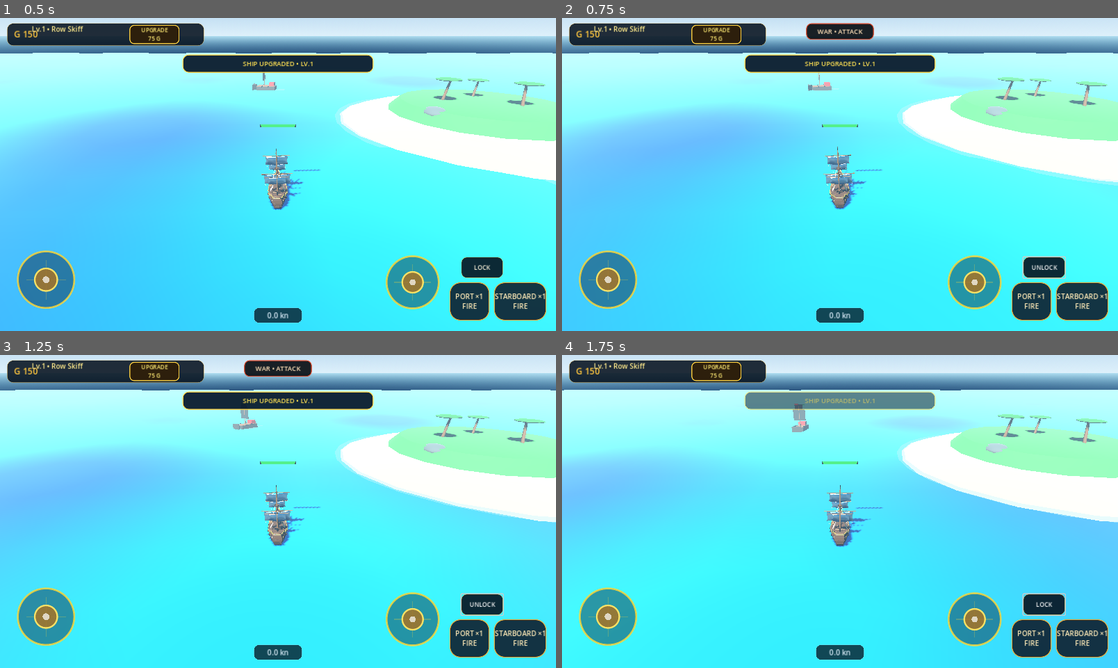
Above: before the commit, frames 1-4 (two rows, left to right).
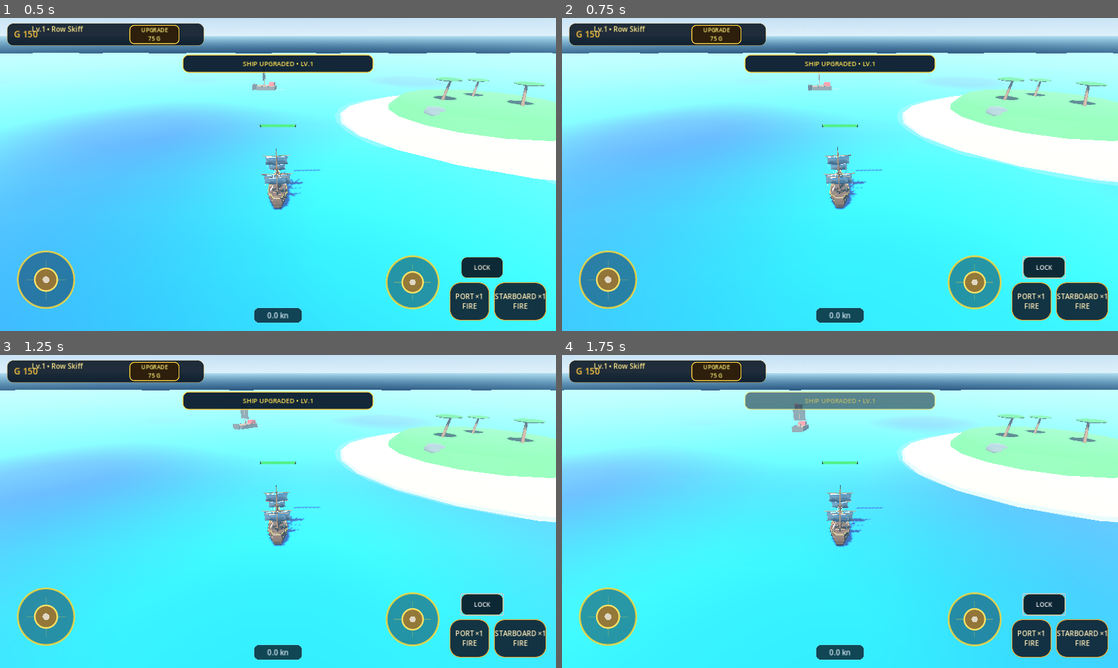
Above: after the commit, the same moments.

Repository: za99405com-ui/Pirate-Seasonline
Game: Godot game, scene res://scenes/world/world.tscn
The game is run twice, just before and just after one commit, with the same random seed, the same clock (stepped at 60 frames per second) and the same inputs.
Inputs:
- Up to frame 1 (0.5 s): no input
- Up to frame 2 (0.75 s): click "LOCK" at 0.5 s
- Up to frame 3 (1.25 s): no input
- Up to frame 4 (1.75 s): click "UNLOCK" (after the commit: "LOCK") at 1.25 s

Frame 1 is identical in both runs. In frame 2, 0.7% of the frame differs, in the area x 43-90%, y 1-81%; in frame 3, 0.7%; in frame 4, nothing differs.

Commit message:
camera: make lock follow ship heading like naval combat

Diff:
--- a/godot_game/scripts/world/world.gd
+++ b/godot_game/scripts/world/world.gd
@@ -17,7 +17,6 @@
 @export var camera_return_speed: float = 3.6
 @export var camera_move_return_delay: float = 0.12
 @export var defense_alert_distance: float = 52.0
-@export var target_lock_distance: float = 90.0
 
 @export var enemy_ship_scene: PackedScene = preload("res://scenes/ships/enemy_ship.tscn")
 
@@ -26,7 +25,7 @@
 var _camera_drag_touch: int = -1
 var _mouse_orbiting: bool = false
 var _camera_idle_time: float = 0.0
-var _combat_target: Node3D = null
+var _ship_camera_locked: bool = true
 
 func _ready() -> void:
 	if hud and player_ship:
@@ -42,7 +41,6 @@
 	_snap_camera_to_player()
 
 func _physics_process(delta: float) -> void:
-	_validate_combat_target()
 	_update_camera(delta)
 	_update_ocean_anchor()
 
@@ -93,13 +91,13 @@
 
 	var camera_is_held: bool = _camera_drag_touch != -1 or _mouse_orbiting
 
-	# "Magnetic" rear camera:
-	# while the player is touching the camera it is fully free.
-	# once released, it smoothly returns behind the ship.
-	# target lock intentionally disables this auto-return so combat framing stays where the player left it.
+	# Black-Flag-style ship camera behavior:
+	# LOCKED = camera belongs to the ship. You can look around while dragging,
+	# then it magnetically returns behind the stern and follows the ship's heading.
+	# FREE = camera still follows the ship's position, but keeps the orbit angle you chose.
 	if camera_is_held:
 		_camera_idle_time = 0.0
-	elif not (_combat_target and is_instance_valid(_combat_target)):
+	elif _ship_camera_locked:
 		_camera_idle_time += delta
 
 		var ship_is_moving: bool = false
@@ -154,56 +152,29 @@
 	var result: Vector3 = cam_right * input_vector.x + cam_forward * -input_vector.y
 	return result.normalized() if result.length_squared() > 0.0001 else Vector3.ZERO
 
-func toggle_combat_target() -> void:
-	if _combat_target and is_instance_valid(_combat_target):
-		_set_combat_target(null)
-		return
-
-	var nearest: Node3D = _find_nearest_enemy(target_lock_distance)
-	if nearest:
-		_set_combat_target(nearest)
-
-func get_combat_target() -> Node3D:
-	return _combat_target
+func toggle_ship_camera_lock() -> void:
+	_ship_camera_locked = not _ship_camera_locked
+	_camera_idle_time = camera_return_delay if _ship_camera_locked else 0.0
+
+func is_ship_camera_locked() -> bool:
+	return _ship_camera_locked
 
 func get_war_mode() -> String:
-	if _combat_target and is_instance_valid(_combat_target):
-		return "ATTACK"
+	if player_ship and is_instance_valid(player_ship):
+		var port_cd: Variant = player_ship.get("port_cooldown")
+		var starboard_cd: Variant = player_ship.get("starboard_cooldown")
+		var manual_aim: Variant = player_ship.get("manual_aim_direction")
+		if manual_aim is Vector3 and (manual_aim as Vector3).length_squared() > 0.0001:
+			return "ATTACK"
+		if port_cd is float and float(port_cd) > 0.0:
+			return "ATTACK"
+		if starboard_cd is float and float(starboard_cd) > 0.0:
+			return "ATTACK"
 
 	if _find_nearest_enemy(defense_alert_distance):
 		return "DEFENSE"
 
 	return ""
-
-func _set_combat_target(target: Node3D) -> void:
-	if _combat_target and is_instance_valid(_combat_target) and _combat_target.has_method("set_targeted"):
-		_combat_target.call("set_targeted", false)
-
-	_combat_target = target
-
-	if _combat_target and is_instance_valid(_combat_target) and _combat_target.has_method("set_targeted"):
-		_combat_target.call("set_targeted", true)
-
-	if player_ship and is_instance_valid(player_ship) and player_ship.has_method("set_combat_target"):
-		player_ship.call("set_combat_target", _combat_target)
-
-func _validate_combat_target() -> void:
-	if not _combat_target:
-		return
-
-	if not is_instance_valid(_combat_target):
-		_combat_target = null
-		if player_ship and is_instance_valid(player_ship) and player_ship.has_method("set_combat_target"):
-			player_ship.call("set_combat_target", null)
-		return
-
-	var dead_value: Variant = _combat_target.get("is_dead")
-	if dead_value is bool and bool(dead_value):
-		_set_combat_target(null)
-		return
-
-	if player_ship and player_ship.global_position.distance_to(_combat_target.global_position) > target_lock_distance * 1.25:
-		_set_combat_target(null)
 
 func _find_nearest_enemy(max_distance: float) -> Node3D:
 	if not player_ship or not is_instance_valid(player_ship):
@@ -235,7 +206,6 @@
 	ocean.global_position.z = player_ship.global_position.z
 
 func _on_enemy_destroyed(_enemy_name: String) -> void:
-	_validate_combat_target()
 	await get_tree().create_timer(5.0).timeout
 	if not enemy_ship_scene:
 		return
